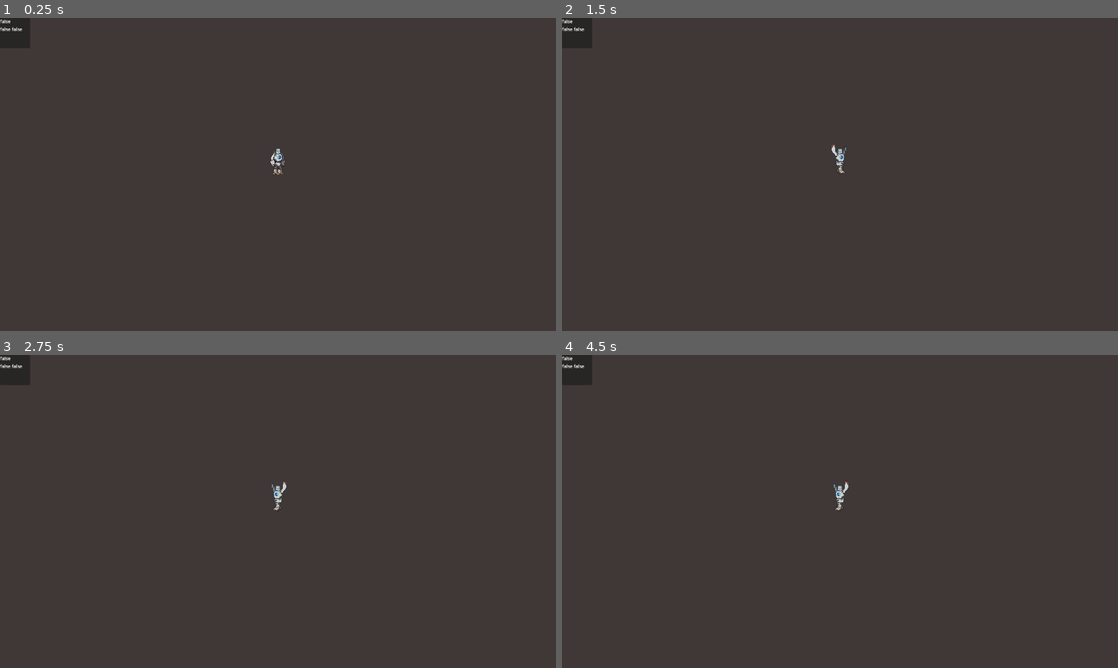
Above: before the commit, frames 1-4 (two rows, left to right).
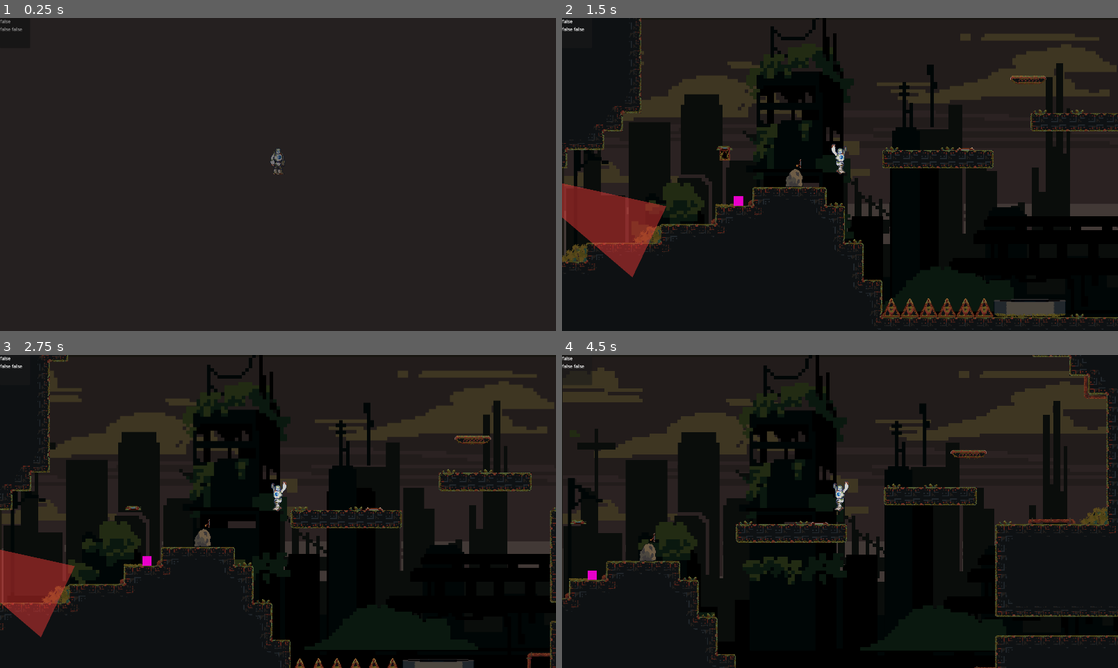
Above: after the commit, the same moments.

Repository: DevFTB/GMTK2024
Game: Godot game, scene res://main.tscn
The game is run twice, just before and just after one commit, with the same random seed, the same clock (stepped at 60 frames per second) and the same inputs. Sound files missing from this copy of the repository are replaced by a short silence.
Inputs:
- Up to frame 1 (0.25 s): no input
- Up to frame 2 (1.5 s): hold F (interact) 0.53-1.28 s; hold D (move_right) from 0.53 s (still down); tap Space (jump) at 0.77 s; tap R (punch) at 1.35 s
- Up to frame 3 (2.75 s): tap Space (jump) at 1.52 s; release D (move_right) at 2.03 s; hold A (move_left) from 2.03 s (still down); hold F (interact) from 2.03 s (still down)
- Up to frame 4 (4.5 s): release A (move_left) at 2.78 s; release F (interact) at 2.78 s; hold D (move_right) 2.78-4.28 s; tap R (punch) at 2.85, 4.35 s; tap Space (jump) at 3.02, 3.77 s; hold F (interact) 3.53-4.28 s; hold A (move_left) from 4.28 s (still down)

The runs differ from the first frame. In frame 1, 100% of the frame differs, in the area x 0-100%, y 0-100%; in frame 2, 85%; in frame 3, 85%; in frame 4, 86%.
Error before the commit: Invalid call. Nonexistent function 'get_level' in base 'Nil'. (res://level/world.gd:27)

Commit message:
fix corrupted worldlevels resource oops

Diff:
--- a/level/world_levels.tres
+++ b/level/world_levels.tres
@@ -15,6 +15,7 @@
 [ext_resource type="PackedScene" uid="uid://bwftuiuvhsvv" path="res://level/level_scenes/level8.tscn" id="11_8wwfm"]
 [ext_resource type="PackedScene" uid="uid://ckfp0gc5hjpo7" path="res://level/level_scenes/level6.tscn" id="12_1ha1y"]
 [ext_resource type="PackedScene" uid="uid://posesq04y2w4" path="res://level/level_scenes/level7.tscn" id="13_yhbqm"]
+[ext_resource type="PackedScene" uid="uid://mq1ccudt5wl0" path="res://level/level_scenes/level9.tscn" id="15_shxwm"]
 
 [resource]
 script = ExtResource("1_6waot")
@@ -29,7 +30,7 @@
 "level6": ExtResource("12_1ha1y"),
 "level7": ExtResource("13_yhbqm"),
 "level8": ExtResource("11_8wwfm"),
-"level9": ExtResource("13_e1c8c"),
+"level9": ExtResource("15_shxwm"),
 "leveltest": ExtResource("2_n0mpx"),
 "old_main": ExtResource("3_o6kvr")
 }
Not shown: 1 places in level/world_levels.tres that only renumber resources
Not shown: 2 places in main.tscn that only renumber resources
